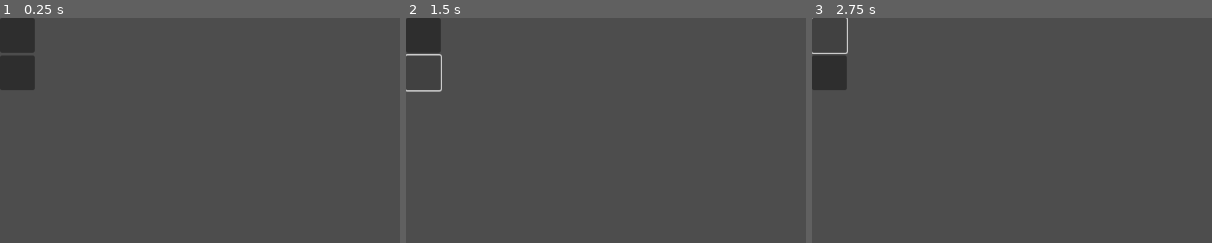
Above: before the commit, frames 1-3 (left to right).
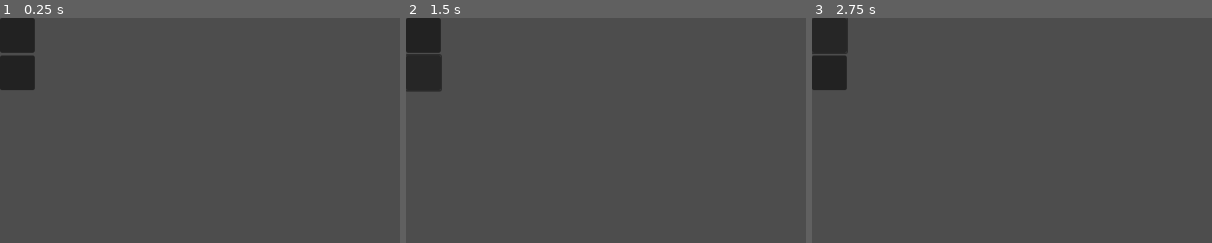
Above: after the commit, the same moments.

Repository: jakubaszcz/Godot-Wild-Jam-87
Game: Godot game, scene res://nodes/interfaces/power/fuse.tscn
The game is run twice, just before and just after one commit, with the same random seed, the same clock (stepped at 60 frames per second) and the same inputs. This scene is started directly instead of the project's main scene.
Inputs (mouse positions are % of the whole screen's width and height, from its top left):
- Up to frame 1 (0.25 s): no input
- Up to frame 2 (1.5 s): click (2, 4) at 0.5 s; click (2, 12) at 1.25 s
- Up to frame 3 (2.75 s): click (2, 4) at 2 s
The pictures show only the part of the screen within x 0-50%, y 0-50%; the shares and areas given below are measured in that part.

The runs differ from the first frame. In frame 2, 1.5% of the frame differs, in the area x 0-9%, y 16-33%; in frame 3, 1.4%.

Commit message:
Adding fuse as signals

Diff:
--- a/nodes/interfaces/power/fuse.tscn
+++ b/nodes/interfaces/power/fuse.tscn
@@ -1,6 +1,10 @@
-[gd_scene format=3 uid="uid://qrsbcndsbgea"]
+[gd_scene load_steps=2 format=3 uid="uid://qrsbcndsbgea"]
 
-[node name="fuse" type="VBoxContainer"]
+[ext_resource type="Script" uid="uid://sersq35qamgj" path="res://scripts/class/fuse.gd" id="1_vwk0j"]
+
+[node name="fuse" type="VBoxContainer" node_paths=PackedStringArray("buttons")]
+script = ExtResource("1_vwk0j")
+buttons = [NodePath("button_top"), NodePath("button_bottom")]
 
 [node name="button_top" type="Button" parent="."]
 custom_minimum_size = Vector2(50, 50)
@@ -9,3 +13,6 @@
 [node name="button_bottom" type="Button" parent="."]
 custom_minimum_size = Vector2(50, 50)
 layout_mode = 2
+
+[connection signal="pressed" from="button_top" to="." method="_on_button_top_pressed"]
+[connection signal="pressed" from="button_bottom" to="." method="_on_button_bottom_pressed"]
--- a/nodes/interfaces/power/power_fuse.tscn
+++ b/nodes/interfaces/power/power_fuse.tscn
@@ -1,8 +1,8 @@
 [gd_scene load_steps=2 format=3 uid="uid://ohdflux3y3sy"]
 
-[ext_resource type="PackedScene" uid="uid://qrsbcndsbgea" path="res://nodes/interfaces/power/fuse.tscn" id="1_tjqag"]
+[ext_resource type="Script" uid="uid://ngqb0teu2l3" path="res://scripts/interfaces/power/power_fuse.gd" id="1_l5jv3"]
 
-[node name="PowerFuse" type="Control"]
+[node name="power_fuse" type="Control"]
 layout_mode = 3
 anchors_preset = 15
 anchor_right = 1.0
@@ -11,6 +11,7 @@
 grow_vertical = 2
 size_flags_horizontal = 3
 size_flags_vertical = 3
+script = ExtResource("1_l5jv3")
 
 [node name="CenterContainer" type="CenterContainer" parent="."]
 layout_mode = 1
@@ -33,6 +34,3 @@
 [node name="HBoxContainer" type="HBoxContainer" parent="CenterContainer/PanelContainer/MarginContainer"]
 layout_mode = 2
 alignment = 1
-
-[node name="fuse" parent="CenterContainer/PanelContainer/MarginContainer/HBoxContainer" instance=ExtResource("1_tjqag")]
-layout_mode = 2
--- a/scripts/class/fuse.gd
+++ b/scripts/class/fuse.gd
@@ -1,39 +1,47 @@
 extends VBoxContainer
+class_name Fuse
 
-class_name fuse
+signal fuse_signal(button_id: int, valid: bool)
 
-var correct_fuse : int
-var correct_button_top : bool = false
-var correct_button_bottom : bool = false
+@export var buttons: Array[Button]
 
-@export var button_top : Button
-@export var button_bottom : Button
-
-func _ready() -> void:
-	_reset()
-
-	correct_fuse = randi_range(0, 1)
-
-	if !correct_fuse:
-		correct_button_top = true
-	else:
-		correct_button_bottom = true
+var correct_button_top := false
+var correct_button_bottom := false
 
 
-func _reset() -> void:
-	correct_button_top = false
-	correct_button_bottom = false
-	correct_fuse = 0
-
-func _on_button_top_pressed() -> void:
-	if correct_button_top:
-		button_top.modulate = Color(0.3, 1.0, 0.3, 1.0)
-	else:
-		button_top.modulate = Color(1.0, 0.3, 0.3, 1.0)
+func _ready():
+	_generate_correct()
+	_default_buttons()
 
 
-func _on_button_bottom_pressed() -> void:
-	if correct_button_bottom:
-		button_bottom.modulate = Color(0.3, 1.0, 0.3, 1.0)
+func _generate_correct():
+	var choice := randi_range(0, 1)
+	correct_button_top = (choice == 0)
+	correct_button_bottom = (choice == 1)
+
+
+func reset_fuse():
+	_default_buttons()
+
+
+func _default_buttons():
+	for b in buttons:
+		b.modulate = Color(0.215, 0.215, 0.215, 1.0)
+
+
+func _on_parent_fuse_signal(target_index: int, button_id: int, valid: bool, my_index: int):
+	if target_index != my_index:
+		return
+
+	if valid:
+		buttons[button_id].modulate = Color(0.3, 1.0, 0.3)
 	else:
-		button_bottom.modulate = Color(1.0, 0.3, 0.3, 1.0)
+		buttons[button_id].modulate = Color(1.0, 0.3, 0.3)
+
+
+func _on_button_top_pressed():
+	emit_signal("fuse_signal", 0, correct_button_top)
+
+
+func _on_button_bottom_pressed():
+	emit_signal("fuse_signal", 1, correct_button_bottom)
